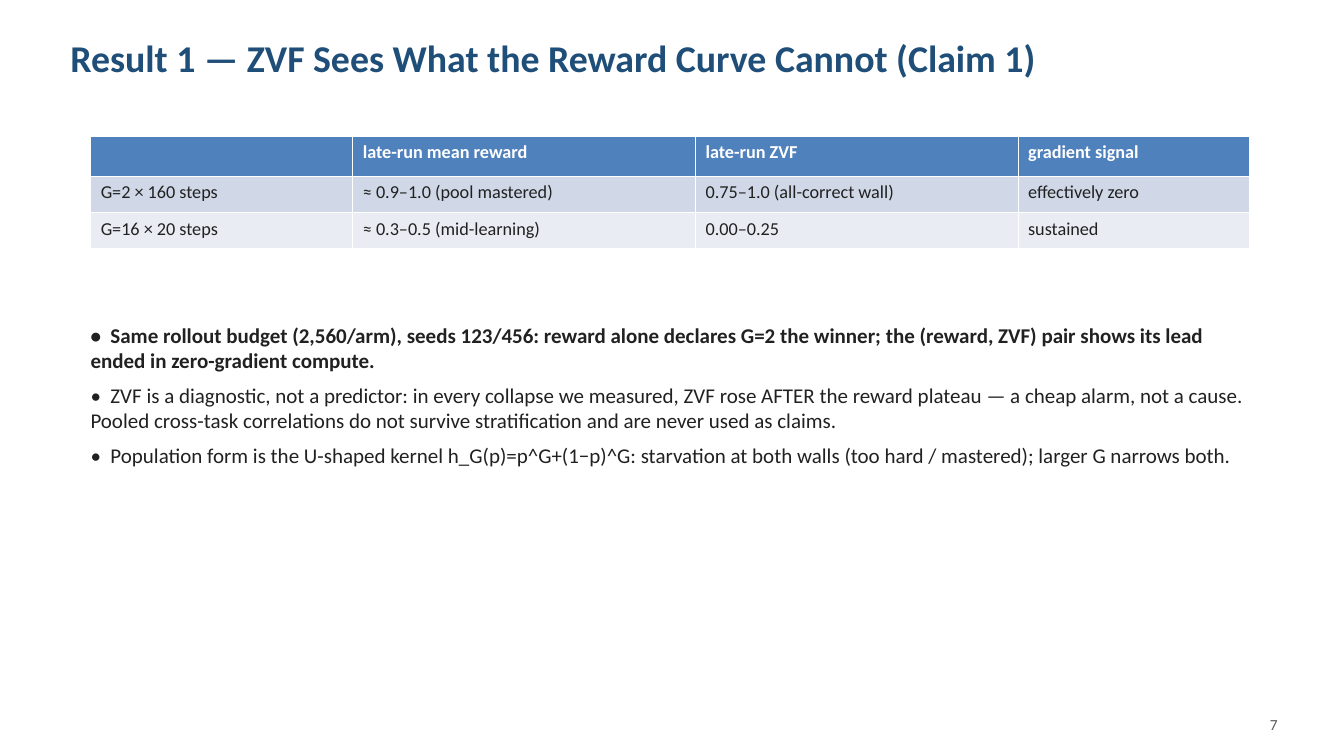
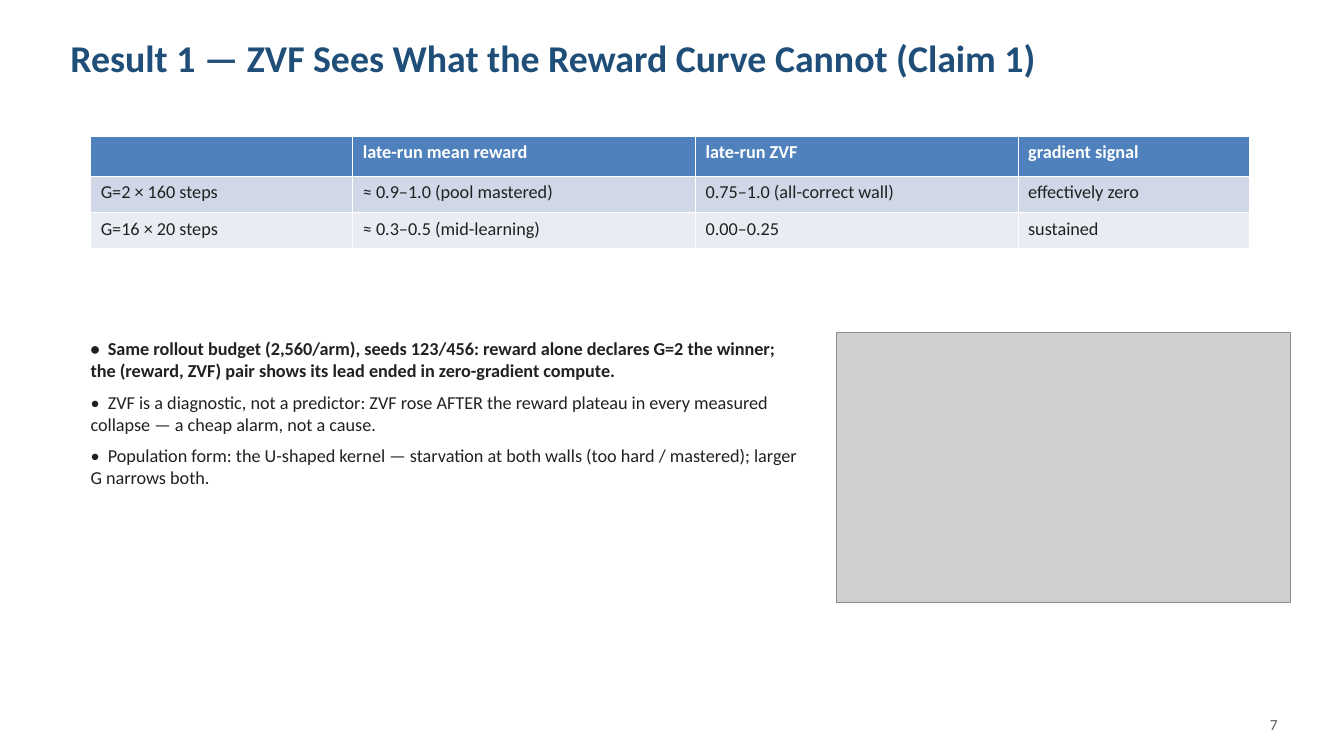
Before and after one commit to arvindcr4/tinker-rl-lab, a slide deck: slide 7 of outputs/PESU_MTech_Phase1_Session1_Review_ArvindCR.pptx. Drawn at 1344x756 pixels with LibreOffice and Linux fonts; fonts in the diff are those of the drawing; grey boxes stand for pictures. Boxes give left, top, right and bottom in pixels: in the first picture for what was removed or moved away, otherwise in the second. Text is boxed around its words. In the diff, an @@ line names an element or a change of style, - is before the commit and + after.

Commit message:
feat(deck): add diagrams — mechanism, architecture, U-shape kernel, budget trajectories
- Slide 2: native-shapes mechanism diagram — a contrast group (1,0,1,0 ->
  advantages +/-0.5, gradient flows) vs an all-correct group (1,1,1,1 ->
  advantages all zero) with the silent-failure punchline.
- Slide 4: layered architecture diagram (Training -> Telemetry ->
  Evaluation -> Audit pipeline with zvf-triage and W&B/HF mirror boxes)
  replacing the bullet wall; design-rule footer.
- Slide 7: U-shape kernel h_G(p) plot (matplotlib, regenerated on every
  build into outputs/deck_assets/).
- Slide 8: matched-budget trajectory schematic mirroring the corrected
  thesis Fig 4.1 (G=2 reward->1.0 as ZVF climbs into the wall; G=16
  mid-learning, ZVF low; signal-gone marker at 0.72).
Build now needs matplotlib: uv run --with python-pptx,matplotlib.

```diff
--- a/outputs/PESU_MTech_Phase1_Session1_Review_ArvindCR.pptx
+++ b/outputs/PESU_MTech_Phase1_Session1_Review_ArvindCR.pptx
@@ text "• Same rollout budget (2,560/arm), ...": place and size @@
-text "• Same rollout budget (2,560/arm), ..." at [91, 327, 1243, 467]
+text "• Same rollout budget (2,560/arm), ..." at [91, 341, 797, 484]
@@ text at [91, 341, 775, 380]: size 15 to 13 pt in "• Same rollout budget (2,560/arm), seeds 123/456: ..." @@
@@ picture added at [837, 333, 1291, 603] @@
@@ text at [91, 396, 797, 484]: text changed; size 15 to 13 pt @@
-• ZVF is a diagnostic, not a predictor: in every collapse we measured, ZVF rose AFTER the reward plateau — a cheap alarm, not a cause. Pooled cross-task correlations do not survive stratification and are never used as claims.
-• Population form is the U-shaped kernel h_G(p)=p^G+(1−p)^G: starvation at both walls (too hard / mastered); larger G narrows both.
+• ZVF is a diagnostic, not a predictor: ZVF rose AFTER the reward plateau in every measured collapse — a cheap alarm, not a cause.
+• Population form: the U-shaped kernel — starvation at both walls (too hard / mastered); larger G narrows both.
```
Also in this commit, not shown: 3 other slides changed, 3 other files.
